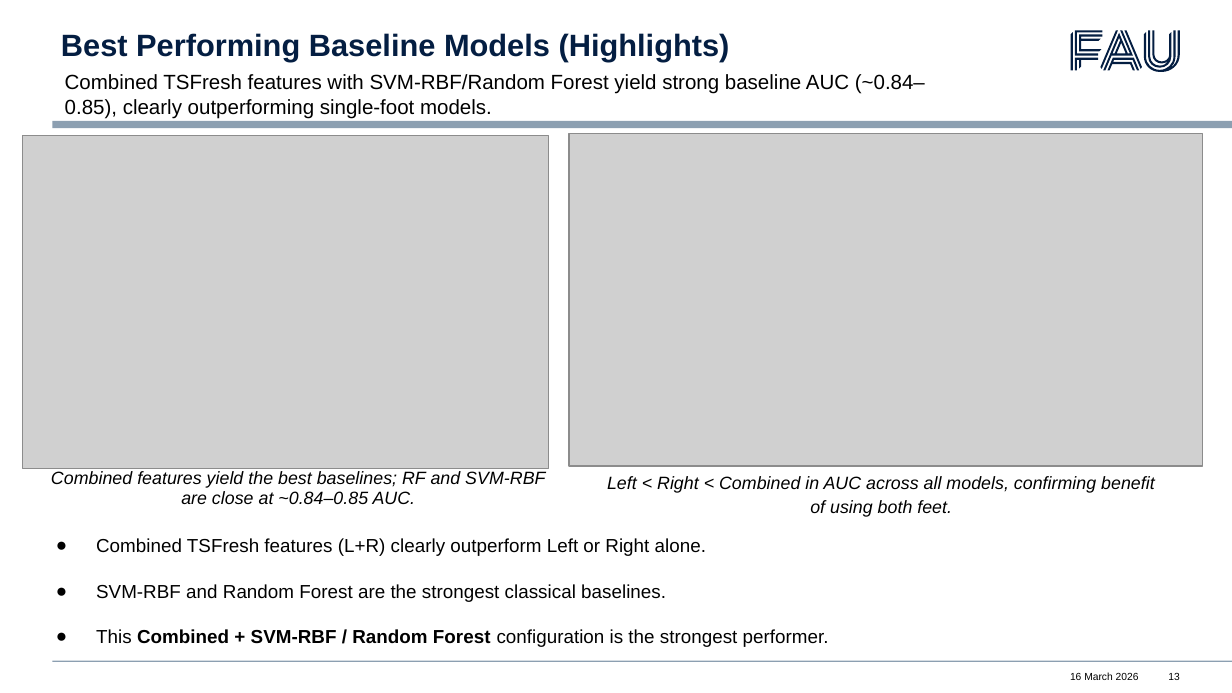
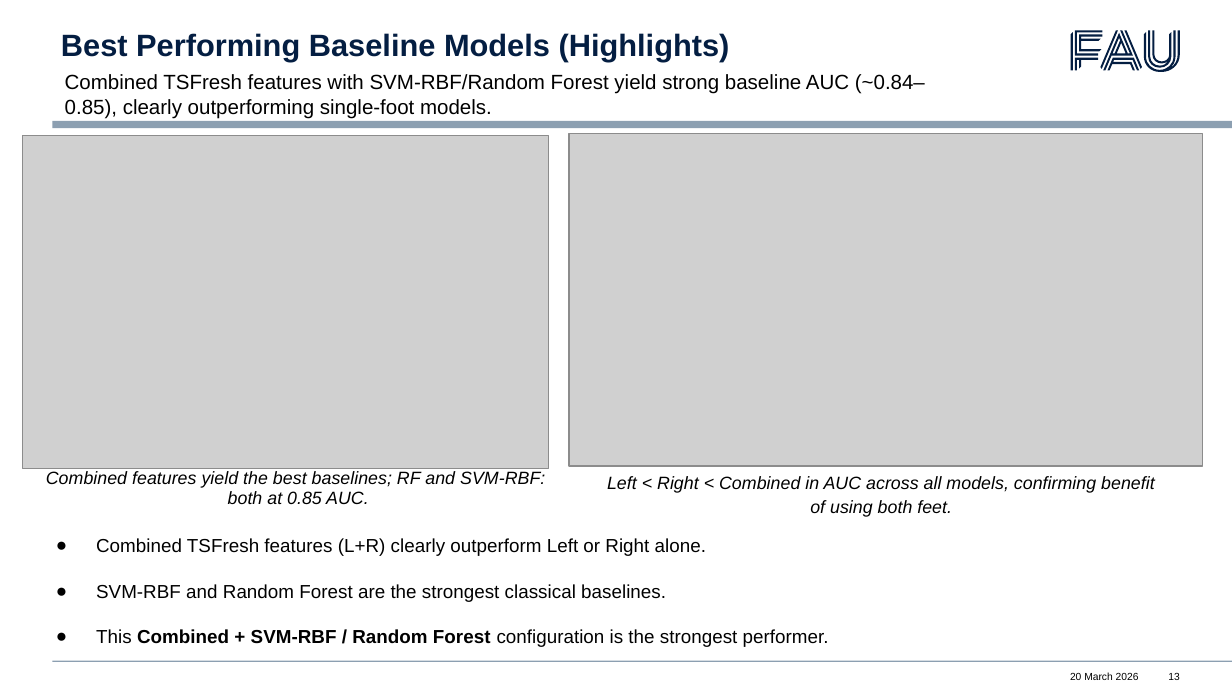
Before and after one commit to saranyab21/Project-Time-Series-SSM-Mamba, a slide deck: slide 13 of reports/ppt/Project Time Series-final.pptx. Drawn at 1232x693 pixels with LibreOffice and Linux fonts; fonts in the diff are those of the drawing; grey boxes stand for pictures; background and template pictures are left out. Boxes give left, top, right and bottom in pixels: in the first picture for what was removed or moved away, otherwise in the second. Text is boxed around its words. In the diff, an @@ line names an element or a change of style, - is before the commit and + after.

```diff
--- a/reports/ppt/Project Time Series-final.pptx
+++ b/reports/ppt/Project Time Series-final.pptx
@@ text at (46,471,545,504): text changed @@
-Combined features yield the best baselines; RF and SVM-RBF are close at ~0.84–0.85 AUC.
+Combined features yield the best baselines; RF and SVM-RBF: both at 0.85 AUC.
@@ text at (1070,672,1139,680): text changed @@
-16 March 2026
+20 March 2026
```
Also in this commit, not shown: 14 other slides changed, 4 other files.
